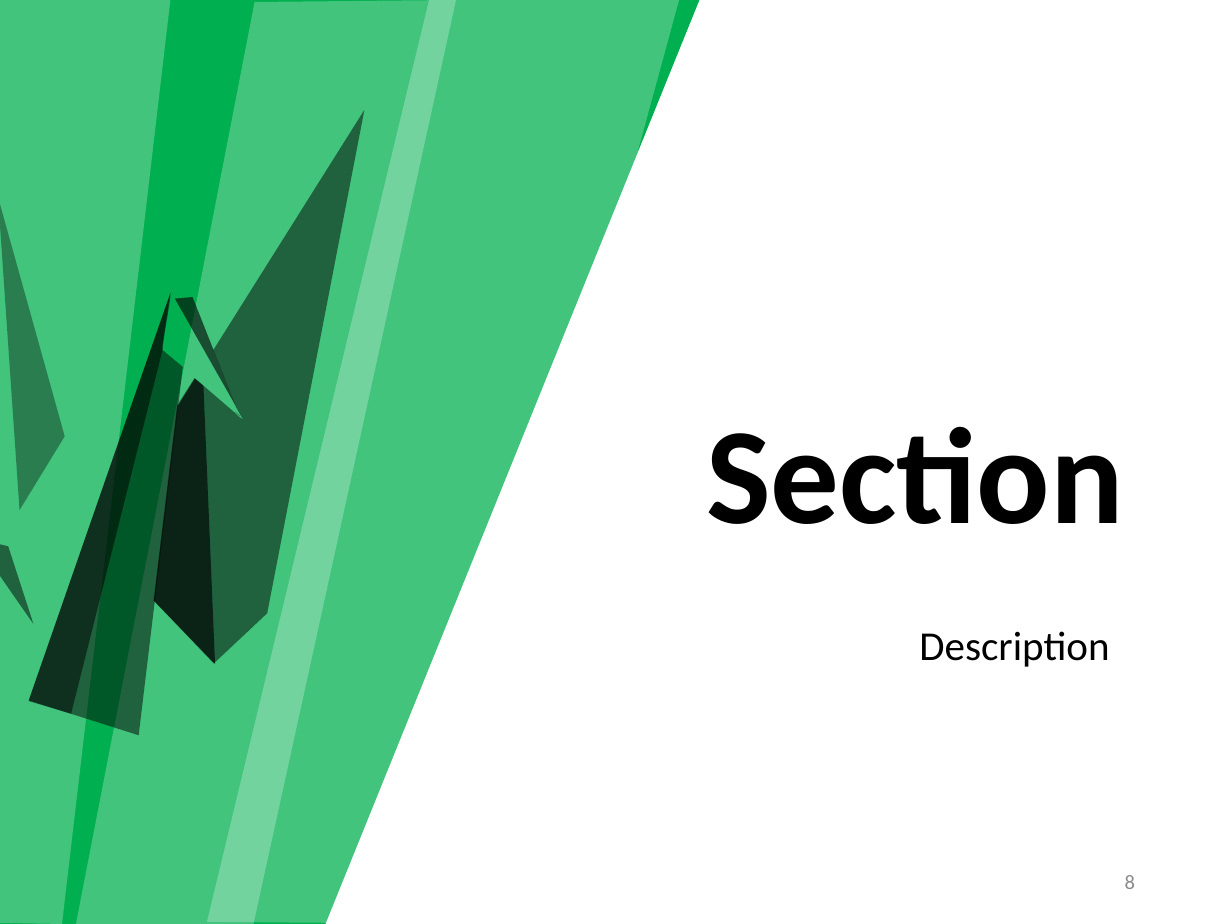
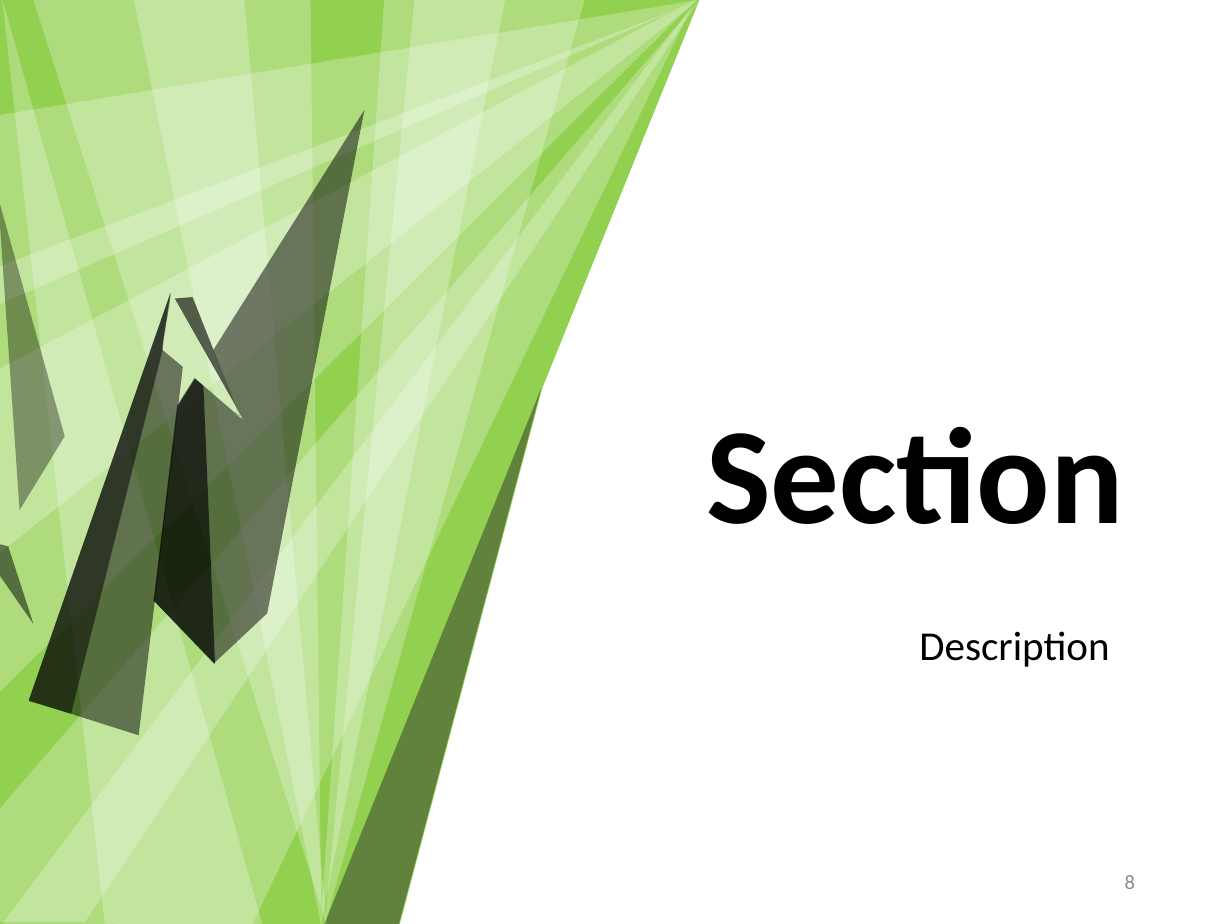
Before and after one commit to mielvds/iswc2016, a slide deck: slide 9 of files/iswc2016-slide-simple.pptx. Drawn at 1232x924 pixels with LibreOffice and Linux fonts; fonts in the diff are those of the drawing. Boxes give left, top, right and bottom in pixels: in the first picture for what was removed or moved away, otherwise in the second. Text is boxed around its words. In the diff, an @@ line names an element or a change of style, - is before the commit and + after.

```diff
--- a/files/iswc2016-slide-simple.pptx
+++ b/files/iswc2016-slide-simple.pptx
@@ freeform shape at [0, 0, 700, 924]: fill #00B050 to #92D050; outline redrawn @@
@@ freeform shape added at [0, 2, 696, 554], fill #FFFFFF at 26% opacity @@
@@ freeform shape added at [0, 0, 700, 922], fill #FFFFFF at 26% opacity @@
@@ freeform shape added at [0, 0, 697, 694], fill #FFFFFF at 26% opacity @@
@@ freeform shape added at [0, 0, 699, 304], fill #FFFFFF at 26% opacity @@
@@ freeform shape: place and size @@
-freeform shape at [0, 0, 170, 924]
+freeform shape at [2, 0, 264, 924]
@@ freeform shape added at [2, 6, 692, 924], fill #FFFFFF at 26% opacity @@
@@ freeform shape added at [33, 0, 326, 924], fill #FFFFFF at 26% opacity @@
@@ freeform shape: place and size @@
-freeform shape at [76, 0, 456, 924]
+freeform shape at [134, 0, 322, 924]
@@ freeform shape added at [320, 0, 505, 924], fill #FFFFFF at 26% opacity @@
@@ freeform shape: place and size @@
-freeform shape at [207, 0, 680, 923]
+freeform shape at [324, 0, 585, 924]
@@ freeform shape added at [239, 388, 541, 924], fill #262626 at 46% opacity @@
```
Also in this commit, not shown: 9 other slides changed.
